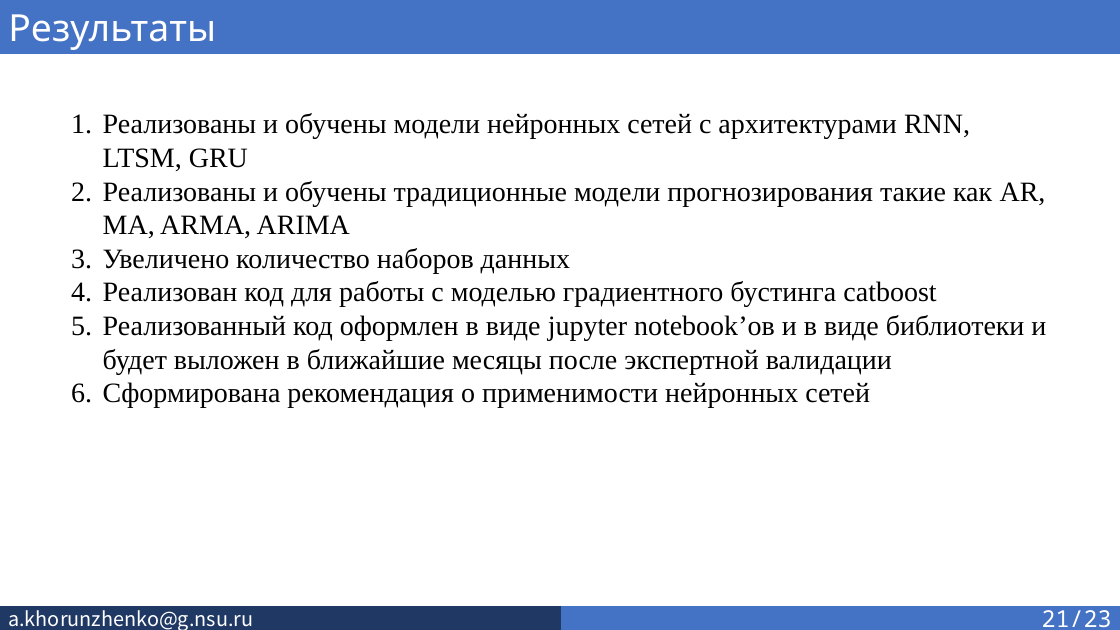
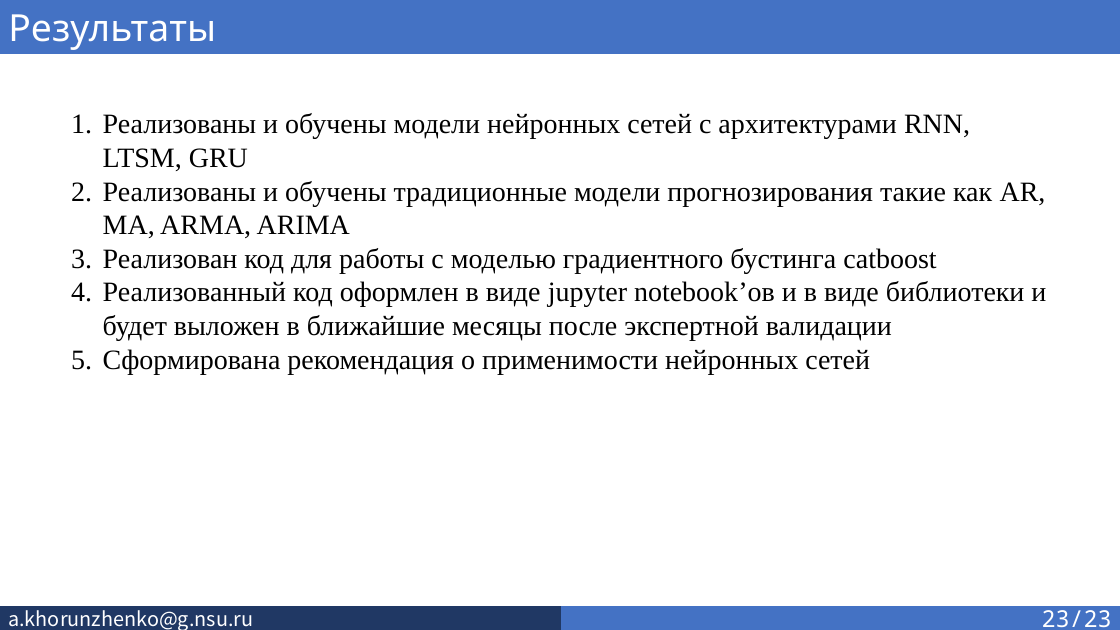
Before and after one commit to SkivHisink/MasterWork, a slide deck: slide 23 of Text/Хорунженко_презентация_4_сем.pptx (slide 21 before the commit). Drawn at 1120x630 pixels with LibreOffice and Linux fonts; fonts in the diff are those of the drawing. Boxes give left, top, right and bottom in pixels: in the first picture for what was removed or moved away, otherwise in the second. Text is boxed around its words. In the diff, an @@ line names an element or a change of style, - is before the commit and + after.

Commit message:
Added results
Added result table
Fixed text
Fixed presentation

```diff
--- a/Text/Хорунженко_презентация_4_сем.pptx
+++ b/Text/Хорунженко_презентация_4_сем.pptx
@@ text at <box>103,248,570,273</box>: paragraph removed @@
-3. Увеличено количество наборов данных
@@ text in rectangle at <box>1042,610,1112,627</box>: text changed @@
-21/23
+23/23
```
Also in this commit, not shown: 22 other slides changed, 2 slides added, 4 other files.
